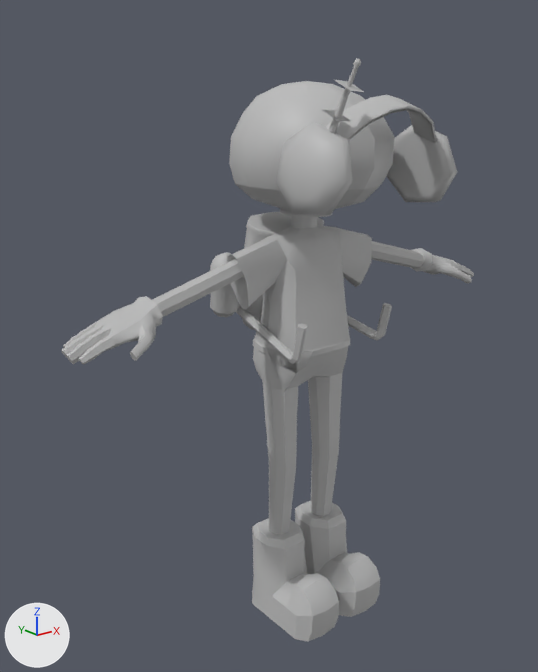
One commit to the FBX model Assets/Resources/Animations/Characters/Dave/dave@charge01.fbx: the scene before it, then after it.
Camera for both pictures: a camera (50 mm lens) standing at (-1.621, -1.842, 1.781) and looking at (-0.12, 0.034, 1.031). The axes (+X, +Y, +Z) are drawn at lower left. The lights are the same throughout. Where no turn or scale is listed for an object, it has been applied to the vertices.

Objects in the first picture: 'dave', 'davejetpack01', 'group6'.
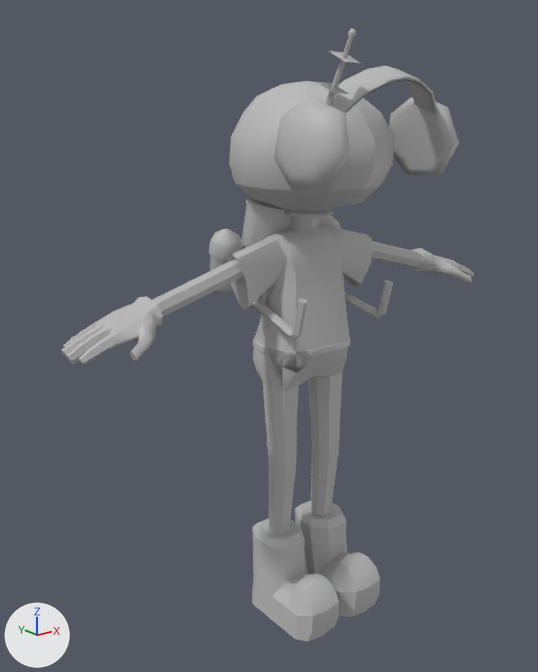
Location of each change, [x1, y1, x2, y2] in pixels of the pictures (538 x 672 px):
'group6', moved, turned
    before: [276, 58, 457, 215]
    after: [274, 28, 459, 190]
'davejetpack01', moved
    before: [210, 212, 392, 364]
    after: [209, 196, 393, 340]

Edits to the bpy script that builds the scene:
```text
Change ob_davejetpack01:
    ob_davejetpack01.location: (0.007, 0.24, 0.03) -> (0.007, 0.24, 0.108)
Change ob_group6:
    ob_group6.location: (1.949, 142.2, 16.76) -> (1.949, 149.9, 16.76)
    ob_group6.rotation_euler: (0.453, 0.101, -0.0189) -> (0.457, 0.0843, 0.0161)  # degrees (26, 5.8, -1.1) -> degrees (26, 4.8, 0.9)
```
